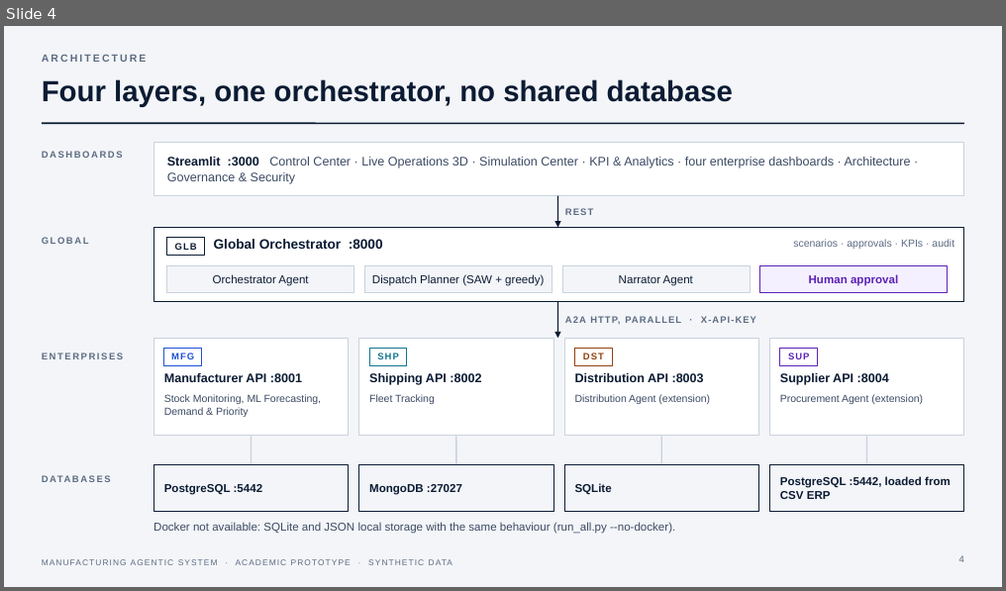
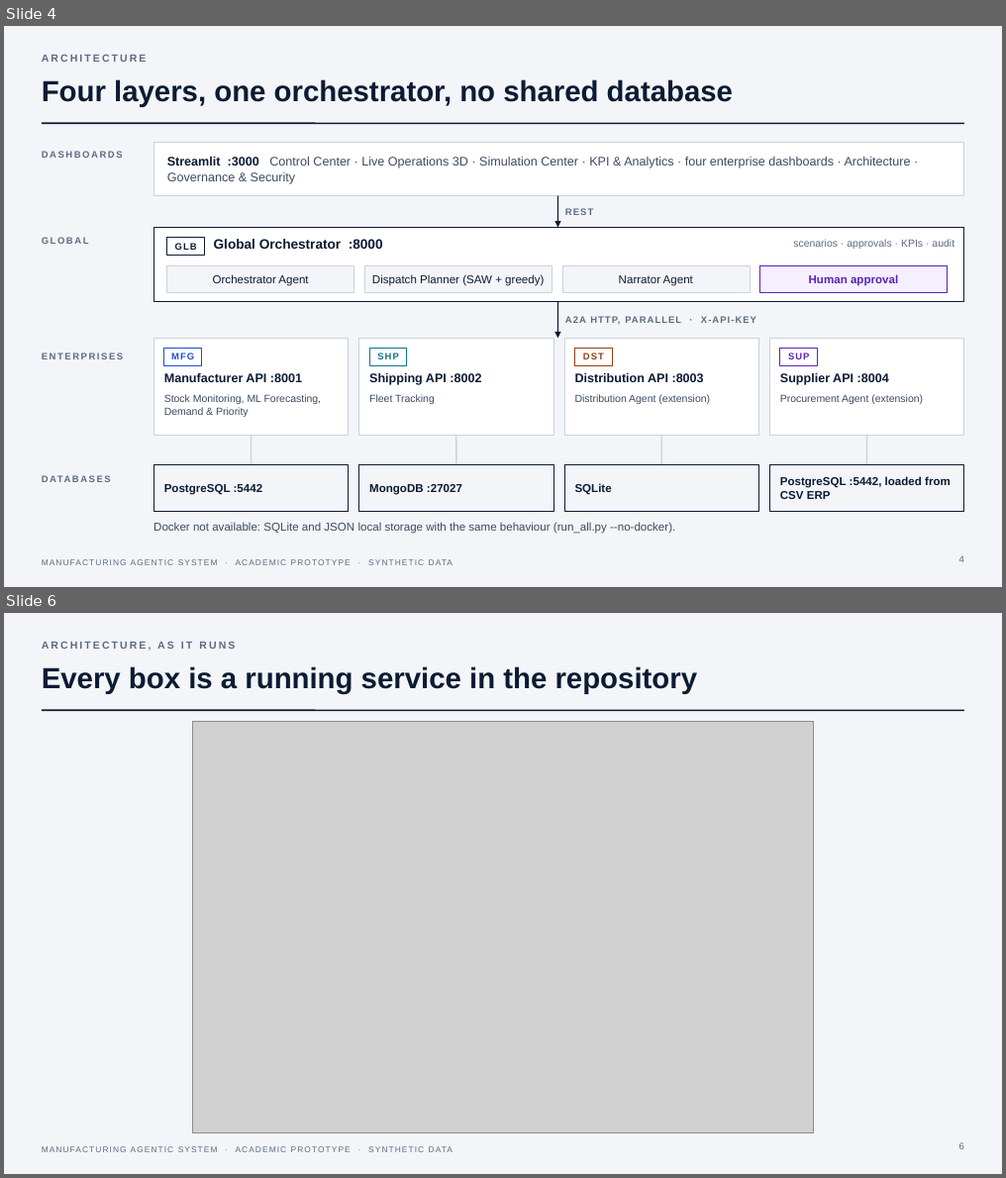
Before and after one commit to hamzaharmanhusni-ugm/manufacturing-agentic-system, a slide deck: docs/presentation/Manufacturing-Agentic-System.pptx. Shown one above the other, each under a label of ours: slide 4 before the commit, slides 4 and 6 after it; the slides between them are not shown. The pictures are 1006x591 and 1006x1178 pixels, drawn with LibreOffice and Linux fonts; fonts in the diff are those of the drawing; grey boxes stand for pictures. Boxes give left, top, right and bottom in pixels: in the first picture for what was removed or moved away, otherwise in the second. Text is boxed around its words. In the diff, an @@ line names an element or a change of style, - is before the commit and + after.

```diff
--- a/docs/presentation/Manufacturing-Agentic-System.pptx
+++ b/docs/presentation/Manufacturing-Agentic-System.pptx
@@ slide 6 added at (4, 613, 1002, 1174), background #F3F5F8; not listed: 2 template elements that a slide beside it also shows @@
@@ text added at (42, 641, 235, 651), 10 pt, text #5C6B82, bold @@
+ARCHITECTURE, AS IT RUNS
@@ title added at (42, 666, 698, 694), 28 pt, text #0B1B33, bold @@
+Every box is a running service in the repository
@@ picture added at (192, 722, 813, 1134) @@
@@ page number added at (959, 1143, 964, 1150), 9 pt, text #5C6B82 @@
+6
```
Also in this commit, not shown: 9 other slides added, 40 other files.
